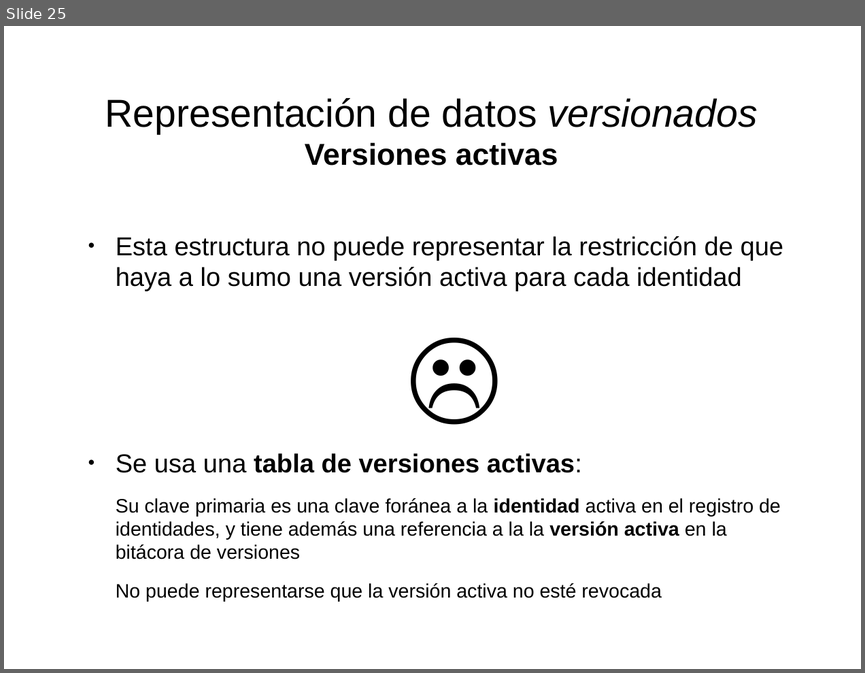
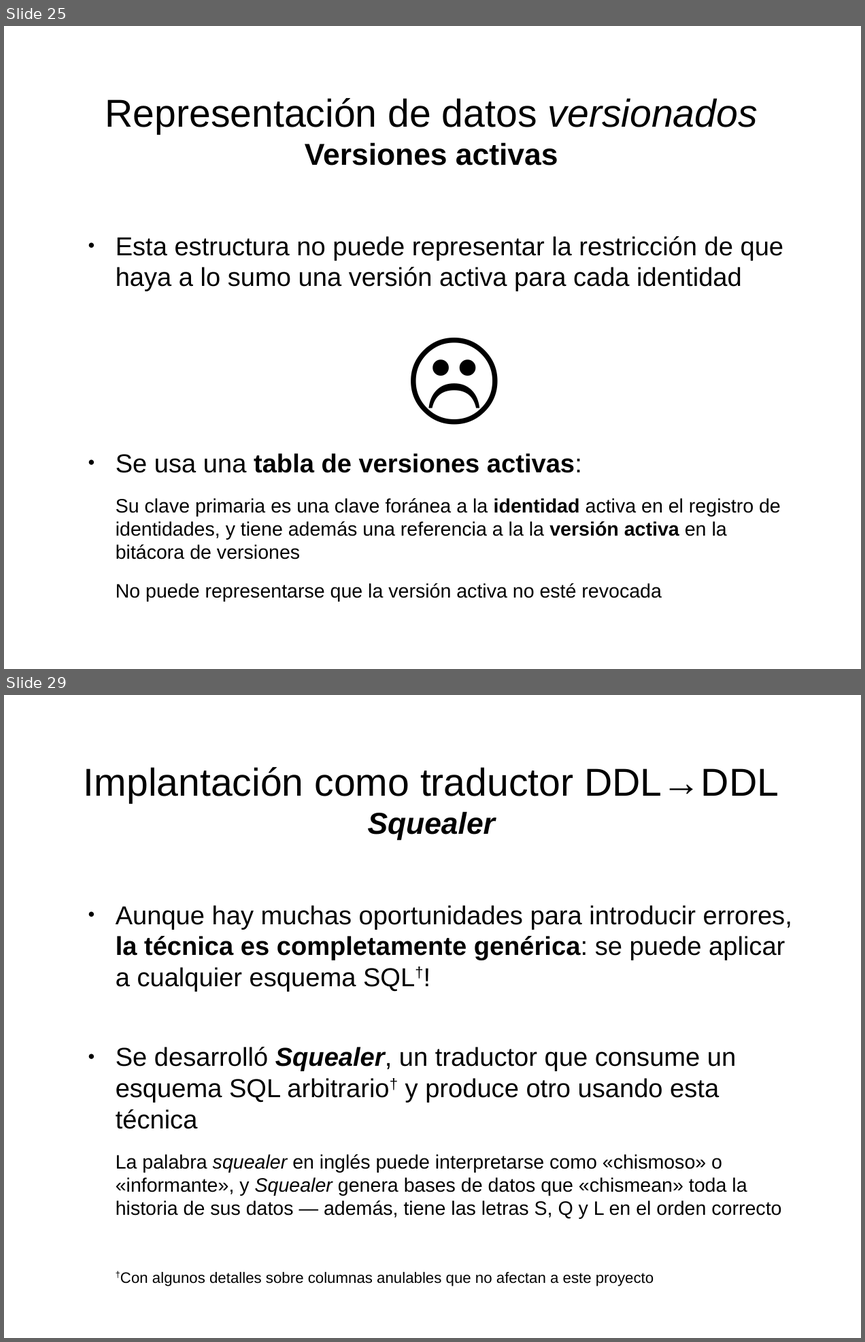
Before and after one commit to mgomezch/libro, a slide deck: láminas/láminas.odp. Shown one above the other, each under a label of ours: slide 25 before the commit, slides 25 and 29 after it; the slides between them are not shown. The pictures are 865x673 and 865x1342 pixels, drawn with LibreOffice and Linux fonts; fonts in the diff are those of the drawing. Boxes give left, top, right and bottom in pixels: in the first picture for what was removed or moved away, otherwise in the second. Text is boxed around its words. In the diff, an @@ line names an element or a change of style, - is before the commit and + after.

Commit message:
Capítulo de Squealer listo

```diff
--- a/láminas/láminas.odp
+++ b/láminas/láminas.odp
@@ slide 29 added at [4, 695, 861, 1338], background #FFFFFF @@
@@ title added at [84, 767, 779, 840], 36 pt, text #000000 @@
+Implantación como traductor DDL→DDL
+Squealer
@@ text added at [116, 905, 792, 1286], 24 pt, text #000000 @@
+● Aunque hay muchas oportunidades para introducir errores, la técnica es completamente genérica: se puede aplicar a cualquier esquema SQL†!
+● Se desarrolló Squealer, un traductor que consume un esquema SQL arbitrario† y produce otro usando esta técnica
+La palabra squealer en inglés puede interpretarse como «chismoso» o «informante», y Squealer genera bases de datos que «chismean» toda la historia de sus datos — además, tiene las letras S, Q y L en el orden correcto
+†Con algunos detalles sobre columnas anulables que no afectan a este proyecto
```
Also in this commit, not shown: 1 slide changed, 5 other slides added.
